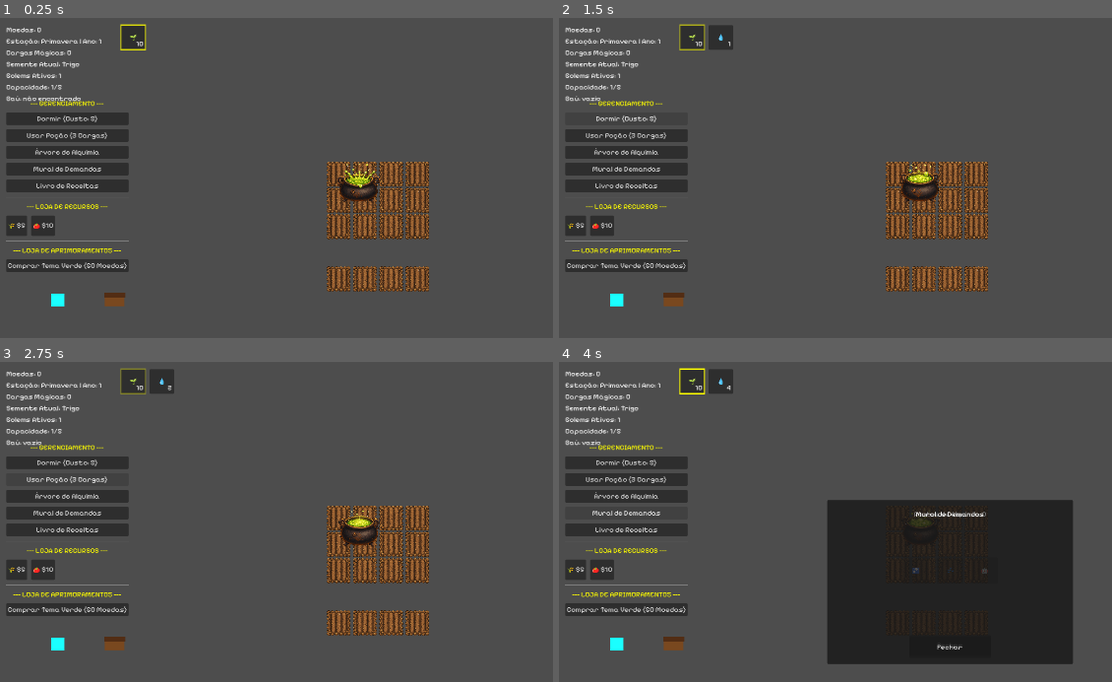
Above: before the commit, frames 1-4 (two rows, left to right).
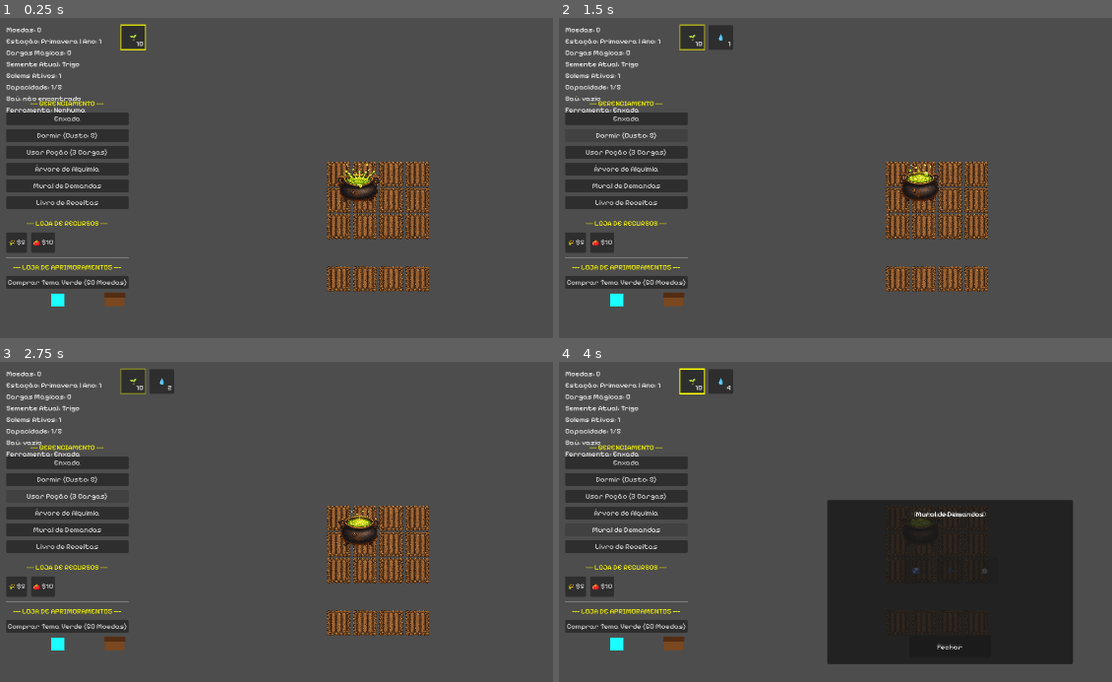
Above: after the commit, the same moments.

Repository: LeandroSatsuki/Cauldron-Crops
Game: Godot game, scene res://Scenes/Main.tscn
The game is run twice, just before and just after one commit, with the same random seed, the same clock (stepped at 60 frames per second) and the same inputs.
Inputs (mouse positions are in pixels of both pictures, inside the frame that each line leads up to):
- Up to frame 1 (0.25 s): no input
- Up to frame 2 (1.5 s): click (625, 117) at 0.5 s, where only the run after the commit has a clickable "Enxada"; click "Dormir (Custo: 5)" at 1.25 s
- Up to frame 3 (2.75 s): click "Usar Poção (3 Cargas)" at 2 s
- Up to frame 4 (4 s): click "Árvore de Alquimia" at 2.75 s; click "Mural de Demandas" at 3.5 s

The runs differ from the first frame. In frame 1, 4.4% of the frame differs, in the area x 1-24%, y 28-85%; in frame 2, 4.3%; in frame 3, 4.4%; in frame 4, 4.4%.

Commit message:
feat: adiciona ferramenta ativa inicial

Diff:
--- a/Scenes/UI.tscn
+++ b/Scenes/UI.tscn
@@ -43,6 +43,10 @@
 layout_mode = 2
 text = "Baú: não encontrado"
 
+[node name="ToolLabel" type="Label" parent="StatusPanel" unique_id=1730000001]
+layout_mode = 2
+text = "Ferramenta: Nenhuma"
+
 [node name="LeftPanel" type="VBoxContainer" parent="." unique_id=1703485619]
 offset_left = 20.0
 offset_top = 200.0
@@ -56,6 +60,10 @@
 layout_mode = 2
 text = "--- GERENCIAMENTO ---"
 horizontal_alignment = 1
+
+[node name="BtnToolHoe" type="Button" parent="LeftPanel" unique_id=1730000002]
+layout_mode = 2
+text = "Enxada"
 
 [node name="DormirButton" type="Button" parent="LeftPanel" unique_id=2091208078]
 layout_mode = 2
--- /dev/null
+++ b/Scripts/ToolManager.gd
@@ -0,0 +1,37 @@
+extends Node
+
+enum ToolType {
+	NONE,
+	HOE
+}
+
+var active_tool: ToolType = ToolType.NONE
+
+func select_tool(tool: ToolType) -> void:
+	active_tool = tool
+	print("ToolManager: ferramenta ativa = %s" % get_tool_name(active_tool))
+
+func select_hoe() -> void:
+	select_tool(ToolType.HOE)
+
+func clear_tool() -> void:
+	select_tool(ToolType.NONE)
+
+func get_active_tool() -> ToolType:
+	return active_tool
+
+func is_hoe_selected() -> bool:
+	return active_tool == ToolType.HOE
+
+func get_tool_name(tool: int = -1) -> String:
+	var tool_to_read: int = tool
+	if tool_to_read < 0:
+		tool_to_read = int(active_tool)
+
+	match tool_to_read:
+		ToolType.NONE:
+			return "Nenhuma"
+		ToolType.HOE:
+			return "Enxada"
+		_:
+			return "Desconhecida"
--- a/Scripts/UI.gd
+++ b/Scripts/UI.gd
@@ -11,10 +11,12 @@
 @onready var golems_label: Label = $StatusPanel/GolemsLabel
 @onready var capacity_label: Label = $StatusPanel/CapacityLabel
 @onready var chest_status_label: Label = $StatusPanel/ChestStatusLabel
+@onready var tool_label: Label = $StatusPanel/ToolLabel
 
 @onready var usar_pocao_button: Button = $LeftPanel/UsarPocaoButton
 @onready var dormir_button: Button = $LeftPanel/DormirButton
 @onready var comprar_cosmetico_button: Button = $LeftPanel/ComprarCosmeticoButton
+@onready var tool_hoe_button: Button = $LeftPanel/BtnToolHoe
 @onready var comprar_trigo_button: Button = $LeftPanel/GridSementes/ComprarTrigoButton
 @onready var comprar_verao_button: Button = $LeftPanel/GridSementes/ComprarVeraoButton
 @onready var abrir_skill_tree_button: Button = $LeftPanel/AbrirSkillTreeButton
@@ -71,6 +73,9 @@
 		dormir_button.pressed.connect(_on_dormir_button_pressed)
 	if comprar_cosmetico_button:
 		comprar_cosmetico_button.pressed.connect(_on_comprar_cosmetico_button_pressed)
+	if tool_hoe_button:
+		if not tool_hoe_button.pressed.is_connected(_on_tool_hoe_button_pressed):
+			tool_hoe_button.pressed.connect(_on_tool_hoe_button_pressed)
 	if comprar_trigo_button:
 		comprar_trigo_button.gui_input.connect(func(event): _on_comprar_semente_gui_input(event, "semente_basica", 5, "+1 Semente Trigo", "+10 Semente Trigo"))
 		comprar_trigo_button.mouse_entered.connect(_on_comprar_trigo_button_mouse_entered)
@@ -176,6 +181,9 @@
 	if event is InputEventKey and event.pressed and not event.echo and event.keycode == KEY_F10:
 		_toggle_debug_panel()
 		get_viewport().set_input_as_handled()
+	elif event is InputEventKey and event.pressed and not event.echo and event.keycode == KEY_1:
+		_selecionar_enxada()
+		get_viewport().set_input_as_handled()
 
 func _toggle_debug_panel() -> void:
 	if debug_panel and debug_panel.visible:
@@ -252,6 +260,8 @@
 		capacity_label.text = "Capacidade: %d/%d" % [int(EconomyManager.total_golems), int(EconomyManager.max_golems)]
 	if chest_status_label:
 		chest_status_label.text = "Baú: %s" % _obter_status_bau_vila()
+	if tool_label:
+		tool_label.text = "Ferramenta: %s" % _obter_nome_ferramenta_ativa()
 
 func _obter_status_bau_vila() -> String:
 	var chests: Array = get_tree().get_nodes_in_group("village_chest")
@@ -553,6 +563,29 @@
 		push_warning("Debug FarmGrid: smoke test falhou.")
 		_atualizar_pos_debug_acao("FarmGrid test: falhou")
 
+func _on_tool_hoe_button_pressed() -> void:
+	_selecionar_enxada()
+
+func _selecionar_enxada() -> void:
+	var tool_manager: Node = _obter_tool_manager()
+	if tool_manager != null and tool_manager.has_method("select_hoe"):
+		tool_manager.call("select_hoe")
+	else:
+		push_warning("UI: ToolManager nao encontrado.")
+	atualizar_status_jogo()
+
+func _obter_nome_ferramenta_ativa() -> String:
+	var tool_manager: Node = _obter_tool_manager()
+	if tool_manager != null and tool_manager.has_method("get_tool_name"):
+		var ferramenta_nome: String = str(tool_manager.call("get_tool_name"))
+		return ferramenta_nome
+	return "Nenhuma"
+
+func _obter_tool_manager() -> Node:
+	if get_tree() == null:
+		return null
+	return get_tree().root.get_node_or_null("ToolManager")
+
 func _atualizar_pos_debug_acao(acao_texto: String = "") -> void:
 	if debug_last_action_label and acao_texto != "":
 		debug_last_action_label.text = "Última ação: %s" % acao_texto
--- a/project.godot
+++ b/project.godot
@@ -25,6 +25,7 @@
 PocoManager="*res://Scripts/PocoManager.gd"
 QuestManager="*res://Scripts/QuestManager.gd"
 SaveManager="*res://Scripts/SaveManager.gd"
+ToolManager="*res://Scripts/ToolManager.gd"
 
 [display]
 
Not shown, changed: docs/CHANGELOG.md
Not shown, changed: docs/DECISIONS.md
Not shown, changed: docs/FARM_GRID_CHECKPOINT.md
Not shown, changed: docs/FARM_SYSTEM_V2.md
Not shown, changed: docs/ROADMAP.md
